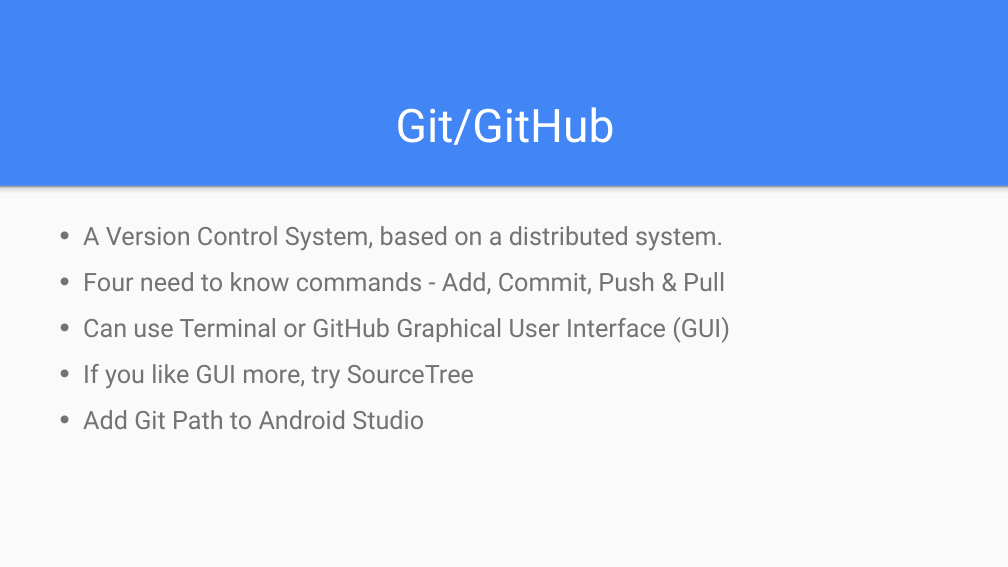
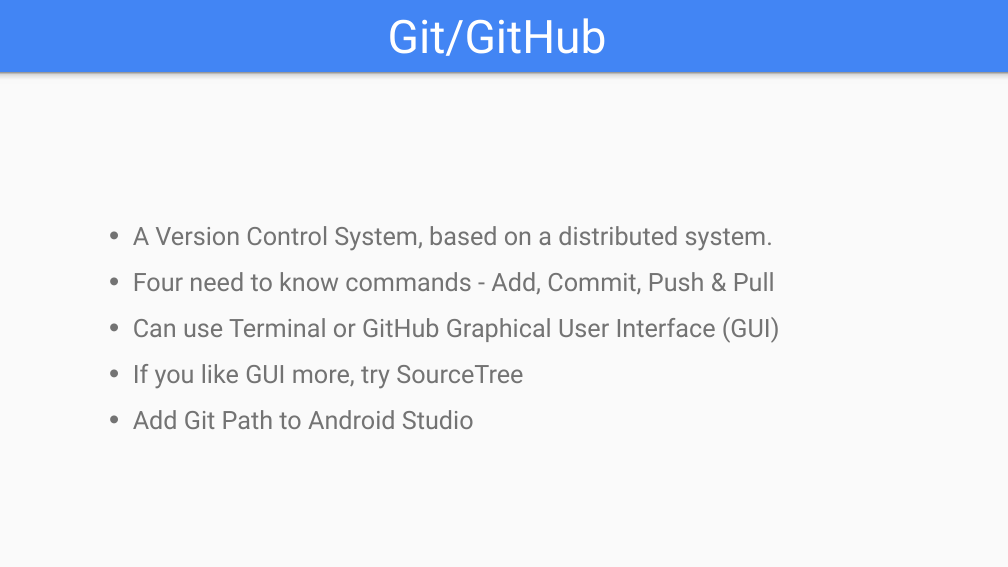
Before and after one commit to git-mad/website, a slide deck: slide 17 of guides/presentations/Basics.pptx (slide 13 before the commit). Drawn at 1008x567 pixels with LibreOffice and Linux fonts; fonts in the diff are those of the drawing. Boxes give left, top, right and bottom in pixels: in the first picture for what was removed or moved away, otherwise in the second. Text is boxed around its words. In the diff, an @@ line names an element or a change of style, - is before the commit and + after.

```diff
--- a/guides/presentations/Basics.pptx
+++ b/guides/presentations/Basics.pptx
@@ title "Git/GitHub": place and size @@
-title "Git/GitHub" at [396,107,615,145]
+title "Git/GitHub" at [388,18,607,56]
@@ rectangle: place and size @@
-rectangle at [0,186,1008,567]
+rectangle at [0,73,1008,567]
@@ rectangle: place and size @@
-rectangle at [0,186,1008,198]
+rectangle at [0,73,1008,85]
@@ text "A Version Control System, based ...": place and size @@
-text "A Version Control System, based ..." at [83,226,730,429]
+text "A Version Control System, based ..." at [133,226,780,429]
```
Also in this commit, not shown: 9 other slides changed, 7 slides added, 3 slides removed, 2 other files.
